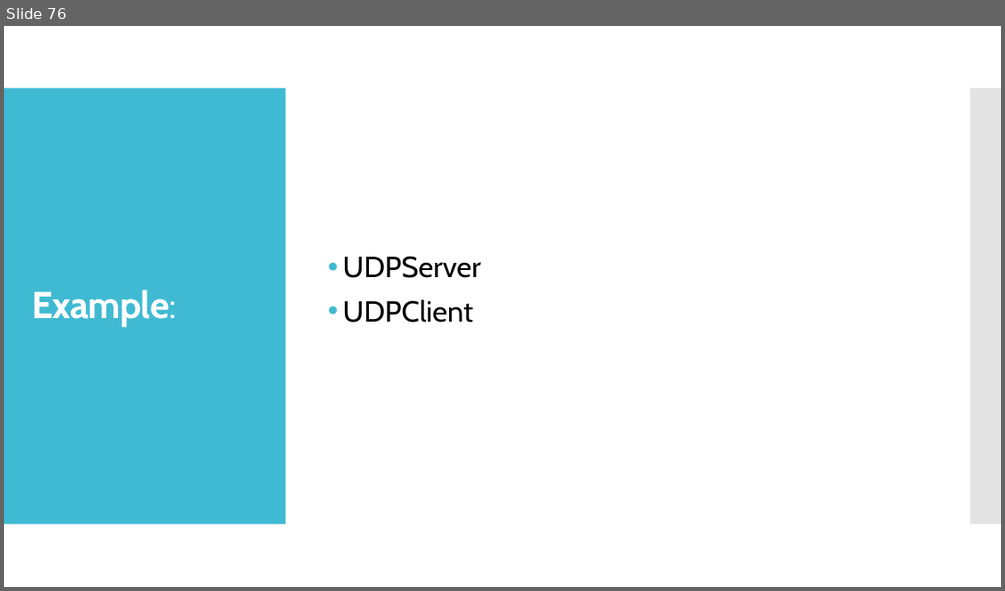
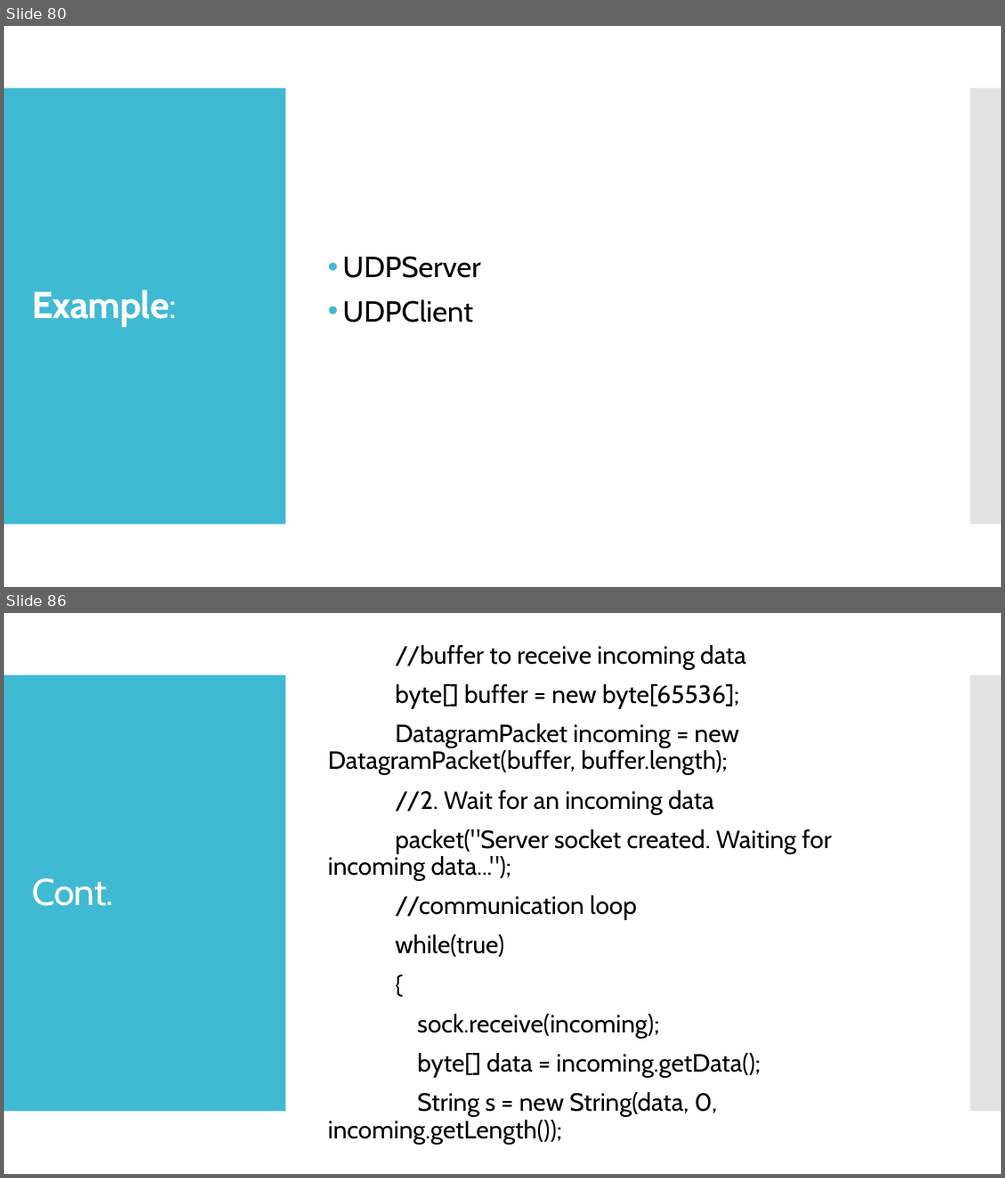
Before and after one commit to jrambasana/AJP2022-code, a slide deck: Slides/AJP - Unit 1 - Java Networking.pptx. Shown one above the other, each under a label of ours: slide 76 before the commit, slides 80 and 86 after it; the slides between them are not shown. The pictures are 1005x591 and 1005x1178 pixels, drawn with LibreOffice and Linux fonts; fonts in the diff are those of the drawing. Boxes give left, top, right and bottom in pixels: in the first picture for what was removed or moved away, otherwise in the second. Text is boxed around its words. In the diff, an @@ line names an element or a change of style, - is before the commit and + after.

```diff
--- a/Slides/AJP - Unit 1 - Java Networking.pptx
+++ b/Slides/AJP - Unit 1 - Java Networking.pptx
@@ slide 86 added at (x1=4, y1=613, x2=1001, y2=1174), background #FFFFFF; not listed: 2 template elements that a slide beside it also shows @@
@@ text added at (x1=328, y1=645, x2=831, y2=1143), 24 pt, text #000000 @@
+//buffer to receive incoming data
+byte[] buffer = new byte[65536];
+DatagramPacket incoming = new DatagramPacket(buffer, buffer.length);
+//2. Wait for an incoming data
+packet("Server socket created. Waiting for incoming data...");
+//communication loop
+while(true)
+{
+sock.receive(incoming);
+byte[] data = incoming.getData();
+String s = new String(data, 0, incoming.getLength());
@@ title added at (x1=32, y1=878, x2=113, y2=906), 36 pt, text #FFFFFF @@
+Cont.
@@ what was slide 76 is now slide 80 @@
```
Also in this commit, not shown: 2 slides changed, 14 other slides added, 4 other files.
